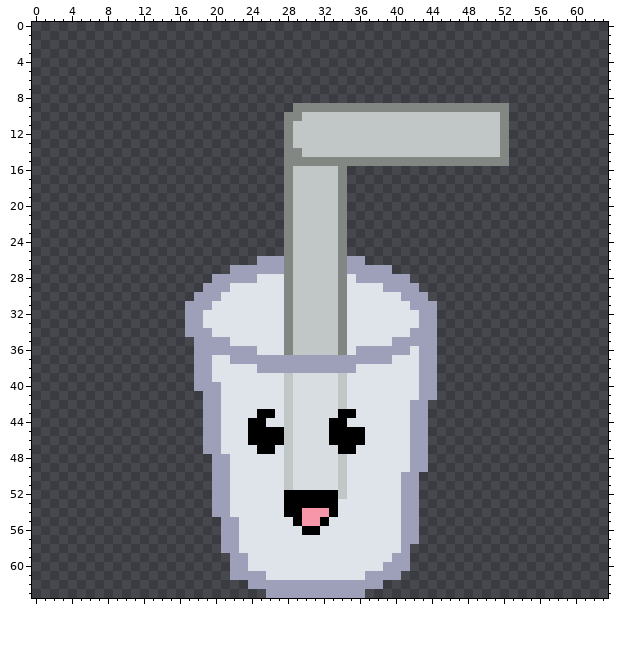
File history of a pixel-art file, assets_raw/cup.aseprite. Above is the file before it was changed.
64x64 pixels, 1 frame. Colours within 5 levels of each other are drawn and written as one.
After the commit:
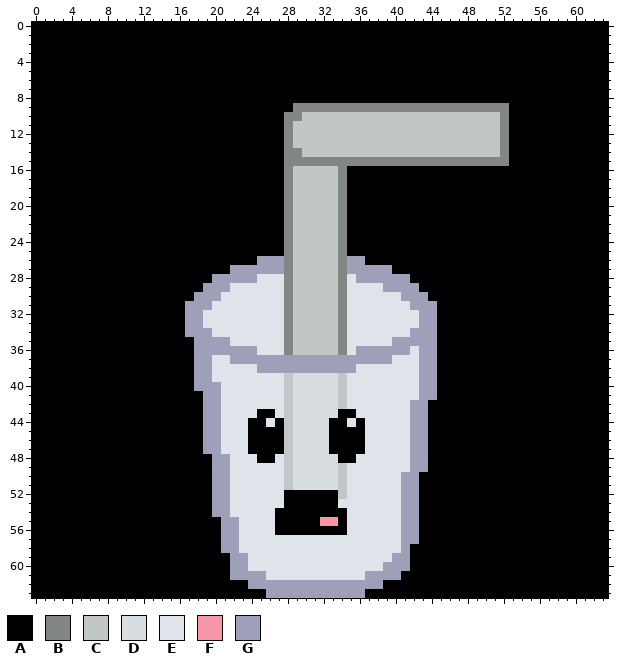
Palette (. is transparent): A #000000  B #838784  C #c1c6c7  D #d7dde0  E #dfe4eb  F #f796a9  G #9e9fb9
Edits made:
layer "bg" now shown
layer "face happy" added
layer "face frightened" added
Layers "face frightened", "bg":
Colour A now appears in rows 0 to 8 at x 0 to 63; in row 9 at x 0 to 28 and 53 to 63; in rows 10 to 15 at x 0 to 27 and 53 to 63; in rows 16 to 25 at x 0 to 27 and 35 to 63; in row 26 at x 0 to 24 and 37 to 63; in row 27 at x 0 to 21 and 40 to 63.
Colour A now appears in row 28 at x 0 to 19 and 42 to 63; in row 29 at x 0 to 18 and 43 to 63; in row 30 at x 0 to 17 and 44 to 63; in rows 31 to 34 at x 0 to 16 and 45 to 63; in rows 35 to 40 at x 0 to 17 and 45 to 63; in row 41 at x 0 to 18 and 45 to 63.
Colour A now appears in rows 42 to 47 at x 0 to 18 and 44 to 63; in rows 48 to 49 at x 0 to 19 and 44 to 63; in rows 50 to 54 at x 0 to 19 and 43 to 63; in rows 55 to 57 at x 0 to 20 and 43 to 63; in row 58 at x 0 to 20 and 42 to 63; in rows 59 to 60 at x 0 to 21 and 42 to 63.
Colour A now appears in row 61 at x 0 to 21 and 41 to 63; in row 62 at x 0 to 23 and 39 to 63; in row 63 at x 0 to 25 and 37 to 63.
The author changed colour C to colour A in row 48 at x 34.
The author changed colour D to colour A in row 47 at x 33.
The author changed colour E to colour A in row 44 at x 27 and 36; in row 47 at x 24, 27 and 36; in row 48 at x 25 to 26 and 35; in row 54 at x 27 and 34; in row 55 at x 27 to 28 and 34; in row 56 at x 27 to 29 and 32 to 34.
The author changed colour F to colour A in row 54 at x 30 to 32; in row 55 at x 30 to 31.
The author changed colour A to colour F in row 55 at x 32.
The author changed colour E to colour F in row 55 at x 33.
